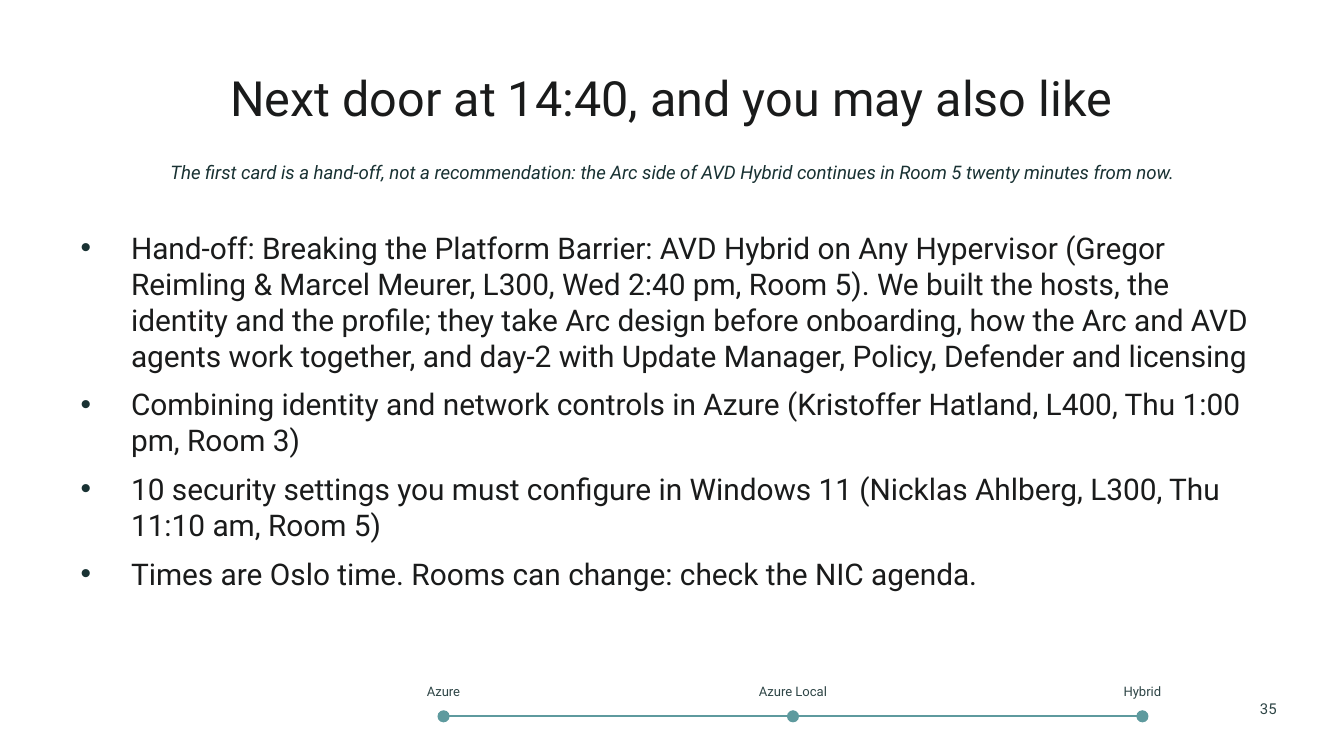
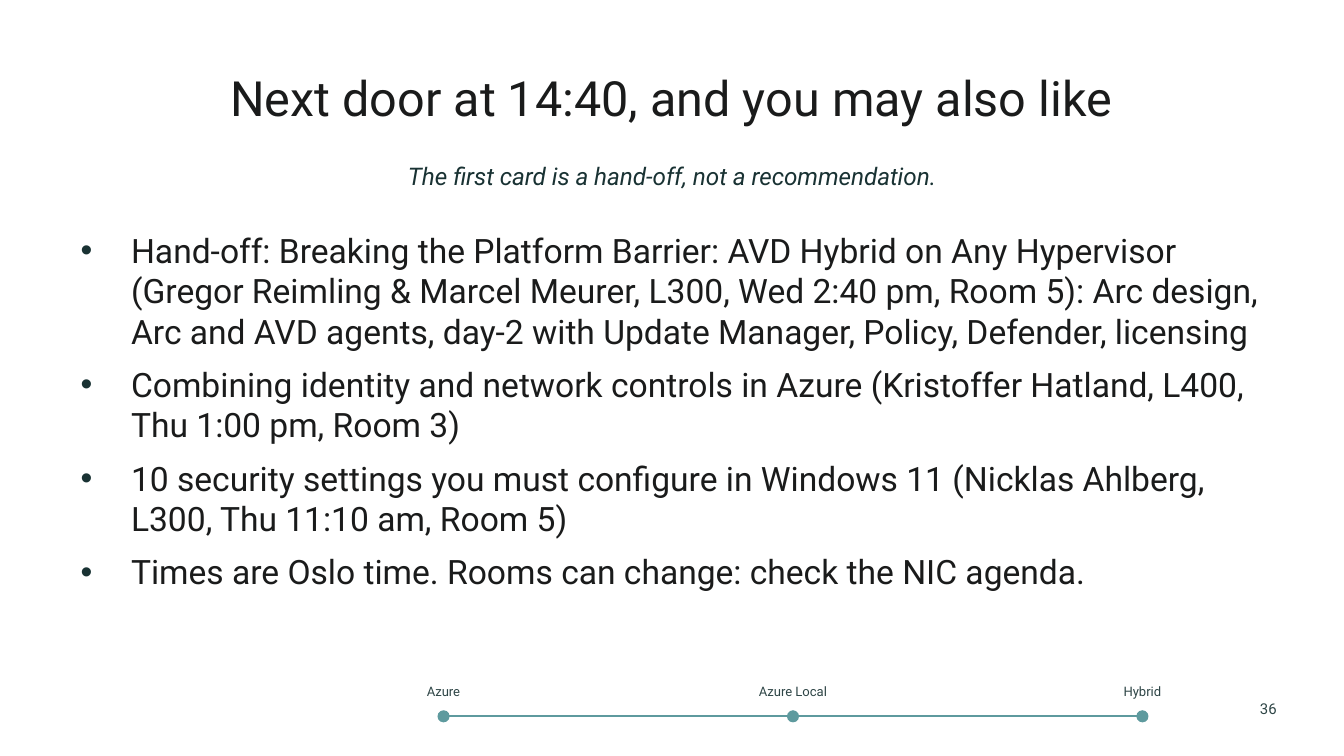
Before and after one commit to thisismydemo/nic2026_avd, a slide deck: slide 36 of presentation/AVD_Anywhere_NIC2026.pptx (slide 35 before the commit). Drawn at 1344x756 pixels with LibreOffice and Linux fonts; fonts in the diff are those of the drawing; background and template pictures are left out. Boxes give left, top, right and bottom in pixels: in the first picture for what was removed or moved away, otherwise in the second. Text is boxed around its words. In the diff, an @@ line names an element or a change of style, - is before the commit and + after.

```diff
--- a/presentation/AVD_Anywhere_NIC2026.pptx
+++ b/presentation/AVD_Anywhere_NIC2026.pptx
@@ text at bbox=[408, 166, 936, 188]: text changed; size 10 to 13 pt @@
-The first card is a hand-off, not a recommendation: the Arc side of AVD Hybrid continues in Room 5 twenty minutes from now.
+The first card is a hand-off, not a recommendation.
@@ text at bbox=[131, 237, 1258, 351]: text changed; size 16 to 18 pt @@
-• Hand-off: Breaking the Platform Barrier: AVD Hybrid on Any Hypervisor (Gregor Reimling & Marcel Meurer, L300, Wed 2:40 pm, Room 5). We built the hosts, the identity and the profile; they take Arc design before onboarding, how the Arc and AVD agents work together, and day-2 with Update Manager, Policy, Defender and licensing
+• Hand-off: Breaking the Platform Barrier: AVD Hybrid on Any Hypervisor (Gregor Reimling & Marcel Meurer, L300, Wed 2:40 pm, Room 5): Arc design, Arc and AVD agents, day-2 with Update Manager, Policy, Defender, licensing
@@ text at bbox=[131, 370, 1243, 591]: size 16 to 18 pt in "Combining identity and network controls in Azure ...", "10 security settings you must configure in ...", "Times are Oslo time. Rooms can change: ..." @@
@@ text at bbox=[1260, 703, 1277, 714]: text changed @@
-35
+36
```
Also in this commit, not shown: 19 other slides changed, 1 slide added, 19 other files.
